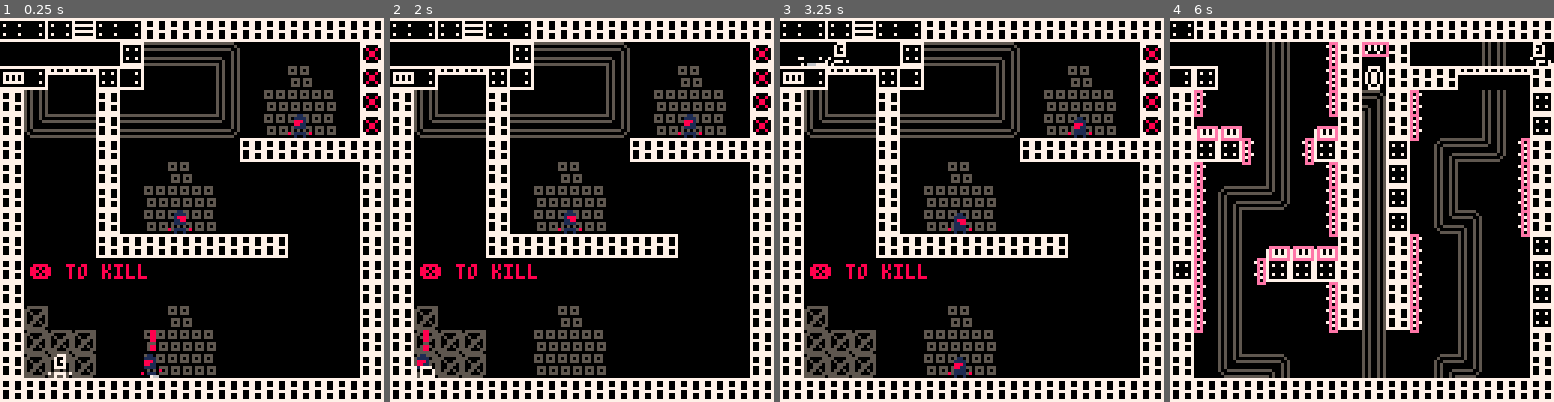
Above: before the commit, frames 1-4 (left to right).
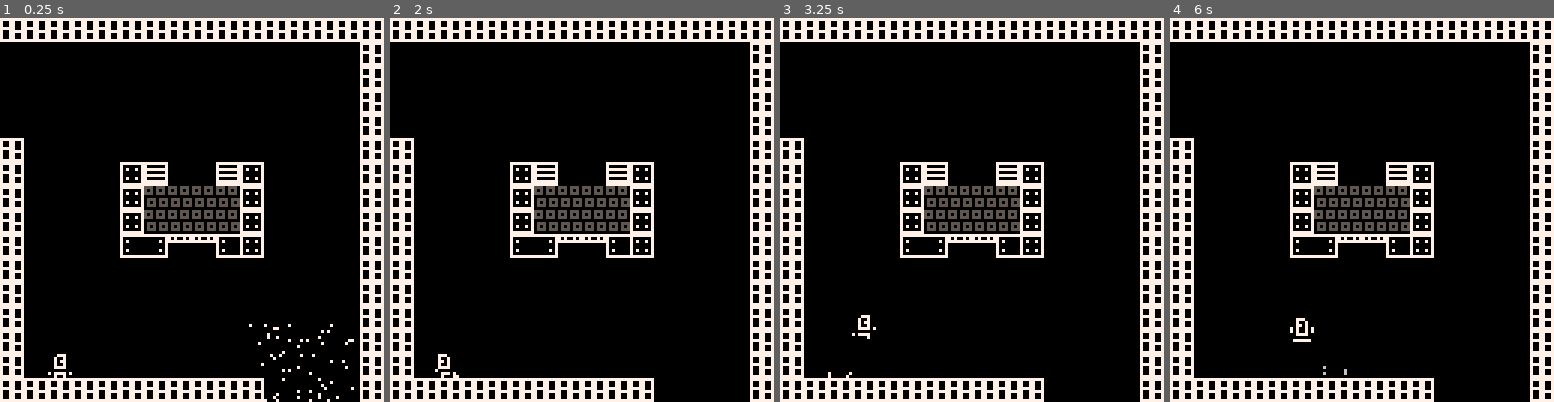
Above: after the commit, the same moments.

Repository: OllieBlomfield/nin
Game: PICO-8 cartridge nin.p8
Same seed, same stepped clock (60 frames per second), same inputs: the game is played once before the commit and once after it.
Inputs:
- Up to frame 1 (0.25 s): no input
- Up to frame 2 (2 s): tap O (Z key) at 0.33, 0.7, 1.43 s; tap X (X key) at 1.07 s; hold Left from 1.97 s (still down)
- Up to frame 3 (3.25 s): tap X (X key) every 0.33 s from 2.07 to 3.07 s; tap O (Z key) at 2.22, 3.1 s; release Left at 2.37 s; hold Down 2.42-2.82 s; hold Right from 2.87 s (still down)
- Up to frame 4 (6 s): tap X (X key) every 0.33 s from 3.4 to 5.73 s; release Right at 3.53 s; hold Up 3.58-4.08 s; tap O (Z key) at 3.98, 4.87, 5.75 s; hold Right 4.13-4.53 s; hold Down 4.58-5.08 s; hold Left 5.13-5.8 s; hold Up from 5.85 s (still down)

The runs differ from the first frame. In frame 1, 19% of the frame differs, in the area x 0-100%, y 0-100%; in frame 2, 19%; in frame 3, 20%; in frame 4, 28%.

Commit message:
Added new screens, fixed coins, removed redundant files

Diff:
--- a/nin.p8
+++ b/nin.p8
@@ -14,11 +14,11 @@
 #include scripts/utils/palettes.lua
 #include scripts/utils/health.lua
 #include scripts/utils/collision.lua
-#include scripts/utils/screen_effects.lua
+--#include scripts/utils/screen_effects.lua
 #include scripts/objects/object.lua
 #include scripts/objects/spike.lua
 #include scripts/objects/coin.lua
-#include scripts/objects/bounce.lua
+--#include scripts/objects/bounce.lua
 #include scripts/objects/switch.lua
 #include scripts/objects/enemy_gate.lua
 #include scripts/scenes/levels.lua
--- a/scripts/objects/coin.lua
+++ b/scripts/objects/coin.lua
@@ -3,14 +3,23 @@
 coin = {
     update=function(self)
         if coll(plr,self) then
-            add_collect(self.x,self.y)
+            plr.temp_collect=true
+        end
+
+        if plr.temp_collect and plr.grounded then
+            plr.temp_collect=false
+            add_collect(plr.x-(plr.vx*2),plr.y+(plr.vy*2))
             collected[lvl]=true
             del(objects,self)
         end
     end,
 
     draw=function(self)
-        spr(coin_anim[self.frame],self.x,self.y)
+        if not plr.temp_collect then
+            spr(coin_anim[self.frame],self.x,self.y)
+        else
+            spr(coin_anim[self.frame],plr.x-(plr.vx*2),plr.y+(plr.vy*2))
+        end
         if t%10==9 then
             if self.frame<6 then
                 self.frame+=1
--- a/scripts/objects/spike.lua
+++ b/scripts/objects/spike.lua
@@ -2,7 +2,7 @@
     update=function(self)
         if coll(self,plr) and plr.respawn_state==0 then plr.respawn_state=1 end
     end,
-    draw=function(self)
+    --[[draw=function(self)
         rect(self.x,self.y,self.x+self.w,self.y+self.h,14)
-    end
+    end--]]
 }
--- a/scripts/player/mele.lua
+++ b/scripts/player/mele.lua
@@ -18,22 +18,7 @@
     frame=1,
 }
 
-ATK_BUFFER = 10
-atk = {
-    x=0,
-    y=0,
-    w=50,
-    h=40,
-    in_range={},
-    buffer=0
-}
-
-ray_point={x=0,y=0}
-
 function player_mele_update()
-    ray_point = {x=plr.x+8,y=plr.y}
-    atk.x = plr.x
-    atk.y = plr.y-20
     if plr.damaged and plr.inv == 0 then
         plr.inv = PLR_INV_TIME
     end
@@ -63,7 +48,7 @@
         if btn(3) then
             wpn.dir = 3
             wpn.sp=56
-        end--]]
+        end
 
         if btnp(5) then
             if wpn.dir==0 or (wpn.dir==3 and plr.vy==0) then
@@ -75,7 +60,7 @@
             end
             wpn.attacking = true
             wpn.attack_anim = true
-        end--]]
+        end
     end
     if wpn.attacking then
         plr_attack_anim()
--- a/scripts/player/plr_main.lua
+++ b/scripts/player/plr_main.lua
@@ -40,7 +40,8 @@
         dr_w=8,
         dr_h=8, -- draw height and draw width
         prev_vy=0,
-        prev_vx=0
+        prev_vx=0,
+        temp_collect=false
     }
 
     plr_dust = {}
--- a/scripts/scenes/levels.lua
+++ b/scripts/scenes/levels.lua
@@ -40,7 +40,7 @@
 
 function level_init(lvl)
     --reload(0x1000, 0x1000, 0x2000,'data/map00.p8')
-    mx=32
+    mx=48
     my=32
     level_load()
     player_init({16,112})
Not shown, changed: 23 lines of the sprite sheet (__gfx__) section of nin.p8
